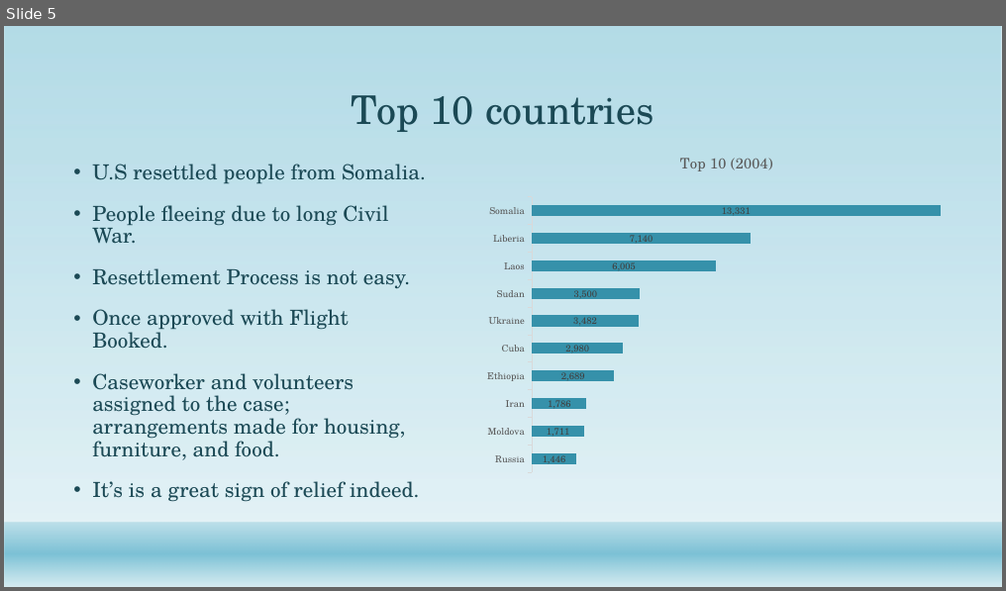
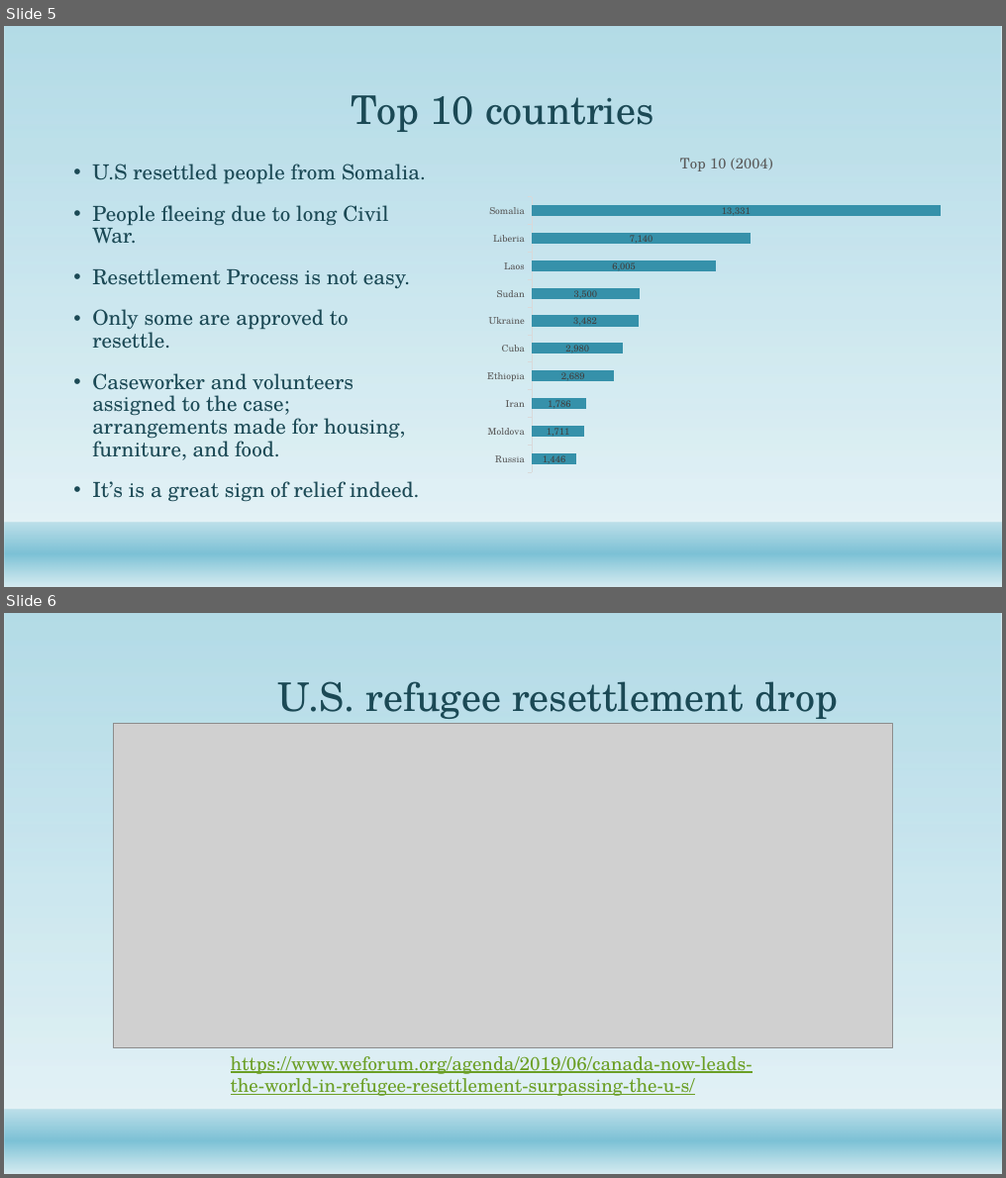
Before and after one commit to Abdullah0930/Refugee-Immigrants-to-U.S, a slide deck: Capstone/Refugees in U.S.pptx. Shown one above the other, each under a label of ours: slide 5 before the commit, slides 5 and 6 after it. The pictures are 1006x591 and 1006x1178 pixels, drawn with LibreOffice and Linux fonts; fonts in the diff are those of the drawing; grey boxes stand for pictures; background and template pictures are left out. Boxes give left, top, right and bottom in pixels: in the first picture for what was removed or moved away, otherwise in the second. Text is boxed around its words. In the diff, an @@ line names an element or a change of style, - is before the commit and + after.

```diff
--- a/Capstone/Refugees in U.S.pptx
+++ b/Capstone/Refugees in U.S.pptx
@@ slide 6 added at (4, 613, 1002, 1174), background #FFFFFF; not listed: 2 template elements that a slide beside it also shows @@
@@ title added at (277, 681, 838, 724), 38 pt, text #1B4855 @@
+U.S. refugee resettlement drop
@@ picture added at (114, 724, 893, 1048) @@
@@ text added at (231, 1057, 752, 1096), 18 pt, text #6B9F25, underline @@
+https://www.weforum.org/agenda/2019/06/canada-now-leads-the-world-in-refugee-resettlement-surpassing-the-u-s/
@@ slide 5 changed as well @@
@@ text at (92, 309, 349, 349): text changed @@
-• Once approved with Flight Booked.
+• Only some are approved to resettle.
```
Also in this commit, not shown: 8 other slides changed, 17 other files.
